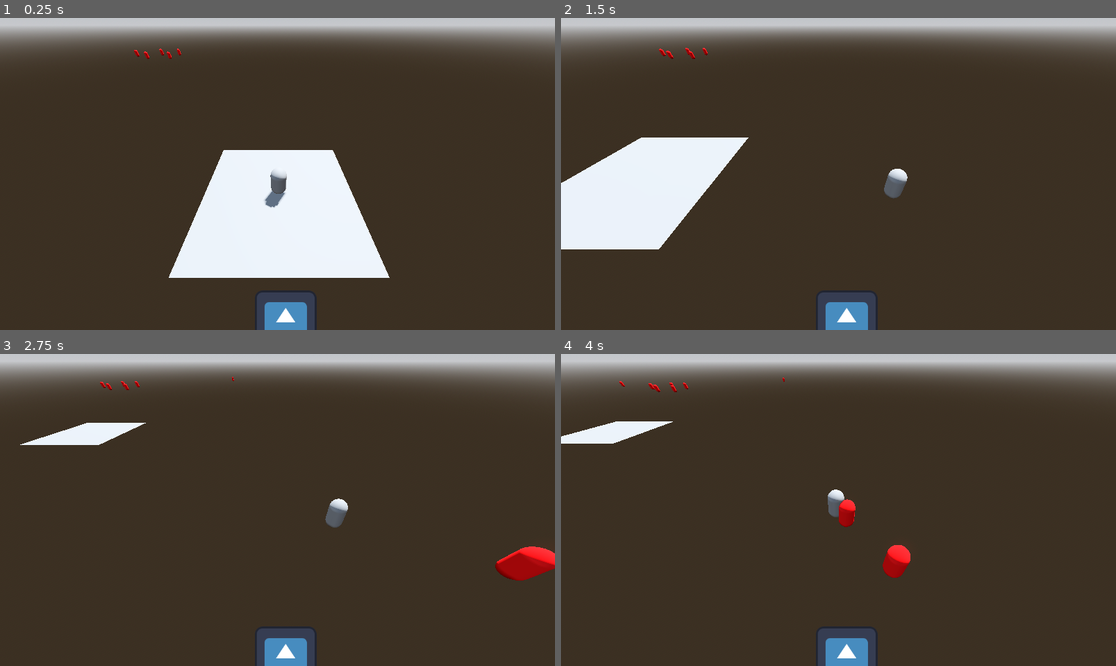
Above: before the commit, frames 1-4 (two rows, left to right).
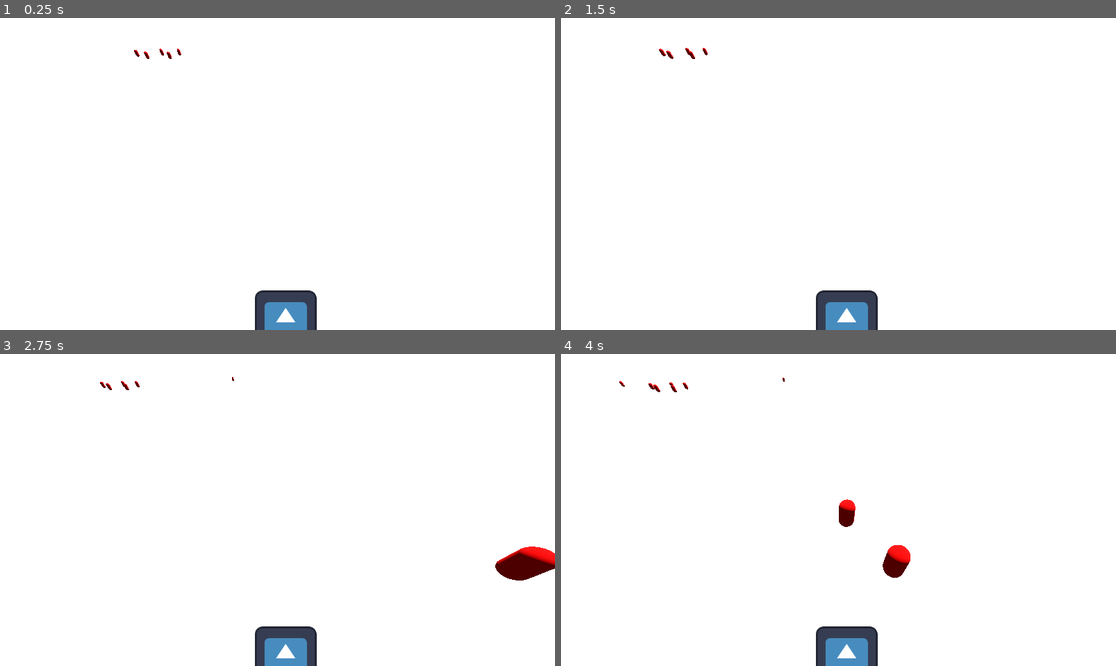
Above: after the commit, the same moments.

Repository: RadekWalaszczyk/ProjektJez
Game: Godot game, scene res://Scenes/test_scene.tscn
Two runs of this game, one before a commit and one after it. Both use one fixed random seed, a clock stepped at 60 frames per second and the inputs below. The engine's default icon, where the game draws it, is replaced by a stand-in: a white triangle on a blue panel in a dark square. Sound files missing from this copy of the repository are replaced by a short silence.
Inputs:
- Up to frame 1 (0.25 s): no input
- Up to frame 2 (1.5 s): hold D (ui_right) 0.53-1.28 s; hold S (ui_down) from 1.28 s (still down)
- Up to frame 3 (2.75 s): release S (ui_down) at 2.03 s; hold D (ui_right) from 2.03 s (still down)
- Up to frame 4 (4 s): release D (ui_right) at 2.78 s; hold Up (SpellUp) 2.78-3.53 s; hold Left (SpellLeft) from 3.53 s (still down)

The runs differ from the first frame. In frame 1, 87% of the frame differs, in the area x 0-100%, y 0-100%; in frame 2, 90%; in frame 3, 98%; in frame 4, 98%.

Commit message:
ja coś tam ten

Diff:
--- /dev/null
+++ b/Art/VFX/Assets/Shader/Basic_Material2.tres
@@ -0,0 +1,79 @@
+[gd_resource type="VisualShader" load_steps=6 format=3 uid="uid://ig82efpk8sfd"]
+
+[sub_resource type="VisualShaderNodeTexture2DParameter" id="VisualShaderNodeTexture2DParameter_w8hyb"]
+parameter_name = "main_texture"
+
+[sub_resource type="VisualShaderNodeTexture" id="VisualShaderNodeTexture_iecr8"]
+source = 5
+
+[sub_resource type="VisualShaderNodeInput" id="VisualShaderNodeInput_u4wlt"]
+input_name = "color"
+
+[sub_resource type="VisualShaderNodeVectorOp" id="VisualShaderNodeVectorOp_nc5py"]
+default_input_values = [0, Quaternion(0, 0, 0, 0), 1, Quaternion(0, 0, 0, 0)]
+op_type = 2
+operator = 2
+
+[sub_resource type="VisualShaderNodeBillboard" id="VisualShaderNodeBillboard_3jjoc"]
+billboard_type = 3
+keep_scale = true
+
+[resource]
+code = "shader_type spatial;
+render_mode blend_mix, depth_draw_opaque, cull_back, diffuse_lambert, specular_schlick_ggx;
+
+uniform sampler2D main_texture;
+
+
+
+void vertex() {
+	mat4 n_out2p0;
+// GetBillboardMatrix:2
+	{
+		mat4 __wm = mat4(normalize(INV_VIEW_MATRIX[0]), normalize(INV_VIEW_MATRIX[1]), normalize(INV_VIEW_MATRIX[2]), MODEL_MATRIX[3]);
+		__wm = __wm * mat4(vec4(cos(INSTANCE_CUSTOM.x), -sin(INSTANCE_CUSTOM.x), 0.0, 0.0), vec4(sin(INSTANCE_CUSTOM.x), cos(INSTANCE_CUSTOM.x), 0.0, 0.0), vec4(0.0, 0.0, 1.0, 0.0), vec4(0.0, 0.0, 0.0, 1.0));
+		__wm = __wm * mat4(vec4(length(MODEL_MATRIX[0].xyz), 0.0, 0.0, 0.0), vec4(0.0, length(MODEL_MATRIX[1].xyz), 0.0, 0.0), vec4(0.0, 0.0, length(MODEL_MATRIX[2].xyz), 0.0), vec4(0.0, 0.0, 0.0, 1.0));
+		n_out2p0 = VIEW_MATRIX * __wm;
+	}
+
+
+// Output:0
+	MODELVIEW_MATRIX = n_out2p0;
+
+
+}
+
+void fragment() {
+// Input:4
+	vec4 n_out4p0 = COLOR;
+
+
+	vec4 n_out3p0;
+// Texture2D:3
+	n_out3p0 = texture(main_texture, UV);
+
+
+// VectorOp:5
+	vec4 n_out5p0 = n_out4p0 * n_out3p0;
+
+
+// Output:0
+	ALBEDO = vec3(n_out5p0.xyz);
+	ALPHA = n_out3p0.x;
+
+
+}
+"
+graph_offset = Vector2(-771.05, -25.6867)
+nodes/vertex/2/node = SubResource("VisualShaderNodeBillboard_3jjoc")
+nodes/vertex/2/position = Vector2(60, 340)
+nodes/vertex/connections = PackedInt32Array(2, 0, 0, 10)
+nodes/fragment/2/node = SubResource("VisualShaderNodeTexture2DParameter_w8hyb")
+nodes/fragment/2/position = Vector2(-620, 160)
+nodes/fragment/3/node = SubResource("VisualShaderNodeTexture_iecr8")
+nodes/fragment/3/position = Vector2(-220, 260)
+nodes/fragment/4/node = SubResource("VisualShaderNodeInput_u4wlt")
+nodes/fragment/4/position = Vector2(-260, 100)
+nodes/fragment/5/node = SubResource("VisualShaderNodeVectorOp_nc5py")
+nodes/fragment/5/position = Vector2(140, 60)
+nodes/fragment/connections = PackedInt32Array(2, 0, 3, 2, 3, 0, 0, 1, 4, 0, 5, 0, 3, 0, 5, 1, 5, 0, 0, 0)
--- /dev/null
+++ b/Art/VFX/Assets/Shader/UV_Scroll.tres
@@ -0,0 +1,200 @@
+[gd_resource type="VisualShader" load_steps=18 format=3 uid="uid://dcao46d3rokwq"]
+
+[sub_resource type="VisualShaderNodeInput" id="VisualShaderNodeInput_rmpoy"]
+input_name = "uv"
+
+[sub_resource type="VisualShaderNodeVec2Parameter" id="VisualShaderNodeVec2Parameter_kd4lt"]
+parameter_name = "NoiseScroll"
+
+[sub_resource type="VisualShaderNodeInput" id="VisualShaderNodeInput_u7ec2"]
+input_name = "time"
+
+[sub_resource type="VisualShaderNodeVectorOp" id="VisualShaderNodeVectorOp_205r2"]
+default_input_values = [0, Vector2(0, 0), 1, Vector2(0, 0)]
+op_type = 0
+operator = 2
+
+[sub_resource type="VisualShaderNodeVectorOp" id="VisualShaderNodeVectorOp_3dleh"]
+default_input_values = [0, Vector2(0, 0), 1, Vector2(0, 0)]
+op_type = 0
+operator = 2
+
+[sub_resource type="VisualShaderNodeVec2Parameter" id="VisualShaderNodeVec2Parameter_8i133"]
+parameter_name = "Noise_UV_Scale"
+default_value_enabled = true
+default_value = Vector2(1, 1)
+
+[sub_resource type="VisualShaderNodeVectorOp" id="VisualShaderNodeVectorOp_s4rbc"]
+default_input_values = [0, Vector2(0, 0), 1, Vector2(0, 0)]
+op_type = 0
+operator = 2
+
+[sub_resource type="VisualShaderNodeFloatParameter" id="VisualShaderNodeFloatParameter_kl0hg"]
+parameter_name = "FloatParameter"
+default_value_enabled = true
+default_value = 1.0
+
+[sub_resource type="VisualShaderNodeTexture2DParameter" id="VisualShaderNodeTexture2DParameter_24ej7"]
+parameter_name = "main_texture"
+
+[sub_resource type="VisualShaderNodeTexture" id="VisualShaderNodeTexture_btrhd"]
+source = 5
+
+[sub_resource type="VisualShaderNodeInput" id="VisualShaderNodeInput_yi6bf"]
+input_name = "color"
+
+[sub_resource type="VisualShaderNodeVectorOp" id="VisualShaderNodeVectorOp_p0qqs"]
+default_input_values = [0, Quaternion(0, 0, 0, 0), 1, Quaternion(0, 0, 0, 0)]
+op_type = 2
+operator = 2
+
+[sub_resource type="VisualShaderNodeTexture2DParameter" id="VisualShaderNodeTexture2DParameter_21djw"]
+parameter_name = "noise_texture2"
+
+[sub_resource type="VisualShaderNodeTexture" id="VisualShaderNodeTexture_265ow"]
+source = 5
+
+[sub_resource type="VisualShaderNodeVectorOp" id="VisualShaderNodeVectorOp_h3486"]
+default_input_values = [0, Quaternion(0, 0, 0, 0), 1, Quaternion(0, 0, 0, 0)]
+op_type = 2
+operator = 2
+
+[sub_resource type="VisualShaderNodeUVFunc" id="VisualShaderNodeUVFunc_fhugw"]
+
+[sub_resource type="VisualShaderNodeBillboard" id="VisualShaderNodeBillboard_8w6xe"]
+billboard_type = 3
+keep_scale = true
+
+[resource]
+code = "shader_type spatial;
+render_mode blend_mix, depth_draw_opaque, cull_back, diffuse_lambert, specular_schlick_ggx;
+
+uniform sampler2D main_texture;
+uniform vec2 Noise_UV_Scale = vec2(1.000000, 1.000000);
+uniform vec2 NoiseScroll;
+uniform sampler2D noise_texture2;
+uniform float FloatParameter = 1;
+
+
+
+void vertex() {
+	mat4 n_out2p0;
+// GetBillboardMatrix:2
+	{
+		mat4 __wm = mat4(normalize(INV_VIEW_MATRIX[0]), normalize(INV_VIEW_MATRIX[1]), normalize(INV_VIEW_MATRIX[2]), MODEL_MATRIX[3]);
+		__wm = __wm * mat4(vec4(cos(INSTANCE_CUSTOM.x), -sin(INSTANCE_CUSTOM.x), 0.0, 0.0), vec4(sin(INSTANCE_CUSTOM.x), cos(INSTANCE_CUSTOM.x), 0.0, 0.0), vec4(0.0, 0.0, 1.0, 0.0), vec4(0.0, 0.0, 0.0, 1.0));
+		__wm = __wm * mat4(vec4(length(MODEL_MATRIX[0].xyz), 0.0, 0.0, 0.0), vec4(0.0, length(MODEL_MATRIX[1].xyz), 0.0, 0.0), vec4(0.0, 0.0, length(MODEL_MATRIX[2].xyz), 0.0), vec4(0.0, 0.0, 0.0, 1.0));
+		n_out2p0 = VIEW_MATRIX * __wm;
+	}
+
+
+// Output:0
+	MODELVIEW_MATRIX = n_out2p0;
+
+
+}
+
+void fragment() {
+// Input:4
+	vec4 n_out4p0 = COLOR;
+
+
+	vec4 n_out3p0;
+// Texture2D:3
+	n_out3p0 = texture(main_texture, UV);
+
+
+// Input:10
+	vec2 n_out10p0 = UV;
+
+
+// Vector2Parameter:15
+	vec2 n_out15p0 = Noise_UV_Scale;
+
+
+// VectorOp:14
+	vec2 n_out14p0 = n_out10p0 * n_out15p0;
+
+
+// Vector2Parameter:11
+	vec2 n_out11p0 = NoiseScroll;
+
+
+// Input:12
+	float n_out12p0 = TIME;
+
+
+// VectorOp:13
+	vec2 n_out13p0 = n_out11p0 * vec2(n_out12p0);
+
+
+// UVFunc:9
+	vec2 n_in9p1 = vec2(1.00000, 1.00000);
+	vec2 n_out9p0 = n_out13p0 * n_in9p1 + n_out14p0;
+
+
+	vec4 n_out7p0;
+// Texture2D:7
+	n_out7p0 = texture(noise_texture2, n_out9p0);
+
+
+// VectorOp:8
+	vec4 n_out8p0 = n_out3p0 * n_out7p0;
+
+
+// FloatParameter:17
+	float n_out17p0 = FloatParameter;
+
+
+// VectorOp:16
+	vec2 n_out16p0 = vec2(n_out8p0.xy) * vec2(n_out17p0);
+
+
+// VectorOp:5
+	vec4 n_out5p0 = n_out4p0 * vec4(n_out16p0, 0.0, 0.0);
+
+
+// Output:0
+	ALBEDO = vec3(n_out5p0.xyz);
+	ALPHA = n_out5p0.x;
+
+
+}
+"
+graph_offset = Vector2(-818.156, -215.217)
+nodes/vertex/2/node = SubResource("VisualShaderNodeBillboard_8w6xe")
+nodes/vertex/2/position = Vector2(60, 340)
+nodes/vertex/connections = PackedInt32Array(2, 0, 0, 10)
+nodes/fragment/2/node = SubResource("VisualShaderNodeTexture2DParameter_24ej7")
+nodes/fragment/2/position = Vector2(-1020, 160)
+nodes/fragment/3/node = SubResource("VisualShaderNodeTexture_btrhd")
+nodes/fragment/3/position = Vector2(-620, 260)
+nodes/fragment/4/node = SubResource("VisualShaderNodeInput_yi6bf")
+nodes/fragment/4/position = Vector2(-120, 20)
+nodes/fragment/5/node = SubResource("VisualShaderNodeVectorOp_p0qqs")
+nodes/fragment/5/position = Vector2(180, 100)
+nodes/fragment/6/node = SubResource("VisualShaderNodeTexture2DParameter_21djw")
+nodes/fragment/6/position = Vector2(-980, 760)
+nodes/fragment/7/node = SubResource("VisualShaderNodeTexture_265ow")
+nodes/fragment/7/position = Vector2(-620, 660)
+nodes/fragment/8/node = SubResource("VisualShaderNodeVectorOp_h3486")
+nodes/fragment/8/position = Vector2(-380, 500)
+nodes/fragment/9/node = SubResource("VisualShaderNodeUVFunc_fhugw")
+nodes/fragment/9/position = Vector2(-960, 540)
+nodes/fragment/10/node = SubResource("VisualShaderNodeInput_rmpoy")
+nodes/fragment/10/position = Vector2(-1560, 440)
+nodes/fragment/11/node = SubResource("VisualShaderNodeVec2Parameter_kd4lt")
+nodes/fragment/11/position = Vector2(-1520, 760)
+nodes/fragment/12/node = SubResource("VisualShaderNodeInput_u7ec2")
+nodes/fragment/12/position = Vector2(-1540, 940)
+nodes/fragment/13/node = SubResource("VisualShaderNodeVectorOp_205r2")
+nodes/fragment/13/position = Vector2(-1180, 700)
+nodes/fragment/14/node = SubResource("VisualShaderNodeVectorOp_3dleh")
+nodes/fragment/14/position = Vector2(-1160, 500)
+nodes/fragment/15/node = SubResource("VisualShaderNodeVec2Parameter_8i133")
+nodes/fragment/15/position = Vector2(-1540, 520)
+nodes/fragment/16/node = SubResource("VisualShaderNodeVectorOp_s4rbc")
+nodes/fragment/16/position = Vector2(-100, 480)
+nodes/fragment/17/node = SubResource("VisualShaderNodeFloatParameter_kl0hg")
+nodes/fragment/17/position = Vector2(-380, 680)
+nodes/fragment/connections = PackedInt32Array(2, 0, 3, 2, 4, 0, 5, 0, 5, 0, 0, 0, 6, 0, 7, 2, 3, 0, 8, 0, 7, 0, 8, 1, 5, 0, 0, 1, 9, 0, 7, 0, 12, 0, 13, 1, 11, 0, 13, 0, 13, 0, 9, 2, 10, 0, 14, 0, 14, 0, 9, 0, 15, 0, 14, 1, 8, 0, 16, 0, 17, 0, 16, 1, 16, 0, 5, 1)
--- a/Scenes/test_scene.tscn
+++ b/Scenes/test_scene.tscn
@@ -1,27 +1,107 @@
-[gd_scene load_steps=7 format=3 uid="uid://cdoxtd6fdimqo"]
-
+[gd_scene load_steps=25 format=3 uid="uid://cdoxtd6fdimqo"]
+
+[ext_resource type="Shader" uid="uid://crkxounx55e4s" path="res://Shaders/FireShader.tres" id="1_2a0jv"]
 [ext_resource type="PackedScene" uid="uid://cjt64ue20a5f1" path="res://Prefabs/Player.tscn" id="1_buah7"]
 [ext_resource type="PackedScene" uid="uid://03an3wx3hf2" path="res://Prefabs/Enemy.tscn" id="2_f43qh"]
-
-[sub_resource type="ProceduralSkyMaterial" id="ProceduralSkyMaterial_uhq63"]
-sky_horizon_color = Color(0.64625, 0.65575, 0.67075, 1)
-ground_horizon_color = Color(0.64625, 0.65575, 0.67075, 1)
-
-[sub_resource type="Sky" id="Sky_evo5n"]
-sky_material = SubResource("ProceduralSkyMaterial_uhq63")
-
-[sub_resource type="Environment" id="Environment_b8c5t"]
-background_mode = 2
-sky = SubResource("Sky_evo5n")
-tonemap_mode = 2
+[ext_resource type="Texture2D" uid="uid://cfsblvymm56dr" path="res://Textures/RidgedPerlinNoise.png" id="2_krn7n"]
+[ext_resource type="Texture2D" uid="uid://bsnhwpoia4txw" path="res://Textures/Flame01.png" id="3_w5fpu"]
+[ext_resource type="Shader" uid="uid://dcao46d3rokwq" path="res://VFX/Assets/Shader/UV_Scroll.tres" id="6_i0tlc"]
+[ext_resource type="Texture2D" uid="uid://bbp7aj5kfc8mv" path="res://Textures/blob.png" id="7_yysgr"]
+
+[sub_resource type="Environment" id="Environment_2yhj6"]
 glow_enabled = true
 
 [sub_resource type="PlaneMesh" id="PlaneMesh_r3bhg"]
 
+[sub_resource type="ShaderMaterial" id="ShaderMaterial_h4ajh"]
+render_priority = 0
+shader = ExtResource("1_2a0jv")
+shader_parameter/DissolveTilling = Vector2(0.25, 0.2)
+shader_parameter/DissolveSpeed = Vector2(0.1, 0.4)
+shader_parameter/DissolveAmount = 1.0
+shader_parameter/mainTexture = ExtResource("3_w5fpu")
+shader_parameter/DissolveTexture = ExtResource("2_krn7n")
+
+[sub_resource type="ParticleProcessMaterial" id="ParticleProcessMaterial_wwiaq"]
+gravity = Vector3(0, 0, 0)
+angle_min = -180.0
+angle_max = 180.0
+color = Color(4, 1.25, 0.6, 1)
+
+[sub_resource type="QuadMesh" id="QuadMesh_vuc4t"]
+
+[sub_resource type="ShaderMaterial" id="ShaderMaterial_3m7qh"]
+render_priority = 0
+shader = ExtResource("1_2a0jv")
+shader_parameter/DissolveTilling = Vector2(1, 1)
+shader_parameter/DissolveSpeed = Vector2(0, 0)
+shader_parameter/DissolveAmount = 0.0
+shader_parameter/mainTexture = ExtResource("3_w5fpu")
+shader_parameter/DissolveTexture = ExtResource("2_krn7n")
+
+[sub_resource type="Curve" id="Curve_1vx7u"]
+_data = [Vector2(0, 0), 0.0, 8.73913, 0, 0, Vector2(0.241791, 1), 0.0, 0.0, 0, 0, Vector2(1, 0.0526315), -2.46022, 0.0, 0, 0]
+point_count = 3
+
+[sub_resource type="CurveTexture" id="CurveTexture_4ioon"]
+curve = SubResource("Curve_1vx7u")
+
+[sub_resource type="ParticleProcessMaterial" id="ParticleProcessMaterial_cstrq"]
+emission_shape = 1
+emission_sphere_radius = 0.2
+gravity = Vector3(0, 6, 0)
+damping_min = 0.5
+damping_max = 1.0
+scale_min = 2.0
+scale_max = 4.0
+scale_curve = SubResource("CurveTexture_4ioon")
+color = Color(0.960784, 0.709804, 0.458824, 1)
+
+[sub_resource type="QuadMesh" id="QuadMesh_yhc1p"]
+
+[sub_resource type="ShaderMaterial" id="ShaderMaterial_6gcqn"]
+render_priority = 0
+shader = ExtResource("6_i0tlc")
+shader_parameter/Noise_UV_Scale = Vector2(1, 1)
+shader_parameter/NoiseScroll = Vector2(0, -1)
+shader_parameter/FloatParameter = 2.0
+shader_parameter/main_texture = ExtResource("7_yysgr")
+shader_parameter/noise_texture2 = ExtResource("2_krn7n")
+
+[sub_resource type="Gradient" id="Gradient_3lliy"]
+offsets = PackedFloat32Array(0, 0.223684, 0.855263)
+colors = PackedColorArray(1, 1, 1, 1, 0.974797, 0.701204, 0.456639, 1, 0.0538265, 0.0174301, 0.000204142, 1)
+
+[sub_resource type="GradientTexture1D" id="GradientTexture1D_vo0fw"]
+gradient = SubResource("Gradient_3lliy")
+
+[sub_resource type="Curve" id="Curve_ivwfi"]
+_data = [Vector2(0.00597015, 0.210526), 0.0, 4.37263, 0, 0, Vector2(0.265672, 1), 0.0, 0.0, 0, 0, Vector2(1, 0), -1.44669, 0.0, 0, 0]
+point_count = 3
+
+[sub_resource type="CurveTexture" id="CurveTexture_7sh2q"]
+curve = SubResource("Curve_ivwfi")
+
+[sub_resource type="ParticleProcessMaterial" id="ParticleProcessMaterial_trwuu"]
+emission_shape = 1
+emission_sphere_radius = 0.1
+gravity = Vector3(0, 5, 0)
+angular_velocity_min = 24.13
+angular_velocity_max = 64.35
+damping_min = 2.0
+damping_max = 3.0
+angle_min = -180.0
+angle_max = 180.0
+scale_curve = SubResource("CurveTexture_7sh2q")
+color = Color(1, 0.627451, 0.215686, 1)
+color_ramp = SubResource("GradientTexture1D_vo0fw")
+
+[sub_resource type="QuadMesh" id="QuadMesh_r0535"]
+
 [node name="TestScene" type="Node3D"]
 
 [node name="WorldEnvironment" type="WorldEnvironment" parent="."]
-environment = SubResource("Environment_b8c5t")
+environment = SubResource("Environment_2yhj6")
 
 [node name="DirectionalLight3D" type="DirectionalLight3D" parent="."]
 transform = Transform3D(-0.866025, -0.433013, 0.25, 0, 0.5, 0.866025, -0.5, 0.75, -0.433013, 0, 0, 0)
@@ -29,9 +109,31 @@
 
 [node name="Ground" type="MeshInstance3D" parent="."]
 transform = Transform3D(5, 0, 0, 0, 5, 0, 0, 0, 5, 0, 0, 0)
+visible = false
 mesh = SubResource("PlaneMesh_r3bhg")
 
+[node name="vfx_Fire_red" type="Node3D" parent="."]
+transform = Transform3D(5, 0, 0, 0, 5, 0, 0, 0, 5, 0, 0, 0)
+visible = false
+
+[node name="StaticFlame" type="GPUParticles3D" parent="vfx_Fire_red"]
+transform = Transform3D(1, 0, 0, 0, 1, 0, 0, 0, 1, 0, 0.104223, 0)
+material_override = SubResource("ShaderMaterial_h4ajh")
+amount = 1
+lifetime = 5.0
+fixed_fps = 60
+process_material = SubResource("ParticleProcessMaterial_wwiaq")
+draw_pass_1 = SubResource("QuadMesh_vuc4t")
+
+[node name="GPUParticles3D" type="GPUParticles3D" parent="vfx_Fire_red"]
+material_override = SubResource("ShaderMaterial_3m7qh")
+amount = 20
+lifetime = 1.2
+process_material = SubResource("ParticleProcessMaterial_cstrq")
+draw_pass_1 = SubResource("QuadMesh_yhc1p")
+
 [node name="Player" parent="." instance=ExtResource("1_buah7")]
+visible = false
 
 [node name="Enemy44" parent="." instance=ExtResource("2_f43qh")]
 transform = Transform3D(1, 0, 0, 0, 1, 0, 0, 0, 1, 53.1253, 0.945802, 28.8702)
@@ -80,3 +182,25 @@
 
 [node name="Enemy60" parent="." instance=ExtResource("2_f43qh")]
 transform = Transform3D(1, 0, 0, 0, 1, 0, 0, 0, 1, -37.208, 0.945804, -59.8296)
+
+[node name="GPUParticles3D" type="GPUParticles3D" parent="."]
+visible = false
+material_override = SubResource("ShaderMaterial_6gcqn")
+amount = 15
+fixed_fps = 60
+process_material = SubResource("ParticleProcessMaterial_trwuu")
+draw_pass_1 = SubResource("QuadMesh_r0535")
+
+[node name="DirectionalLight3D" type="DirectionalLight3D" parent="GPUParticles3D"]
+transform = Transform3D(1, 0, 0, 0, 1, 0, 0, 0, 1, -4.34229, 0, 0.387939)
+
+[node name="GPUParticles3D2" type="GPUParticles3D" parent="."]
+visible = false
+material_override = SubResource("ShaderMaterial_6gcqn")
+amount = 6
+fixed_fps = 60
+process_material = SubResource("ParticleProcessMaterial_trwuu")
+draw_pass_1 = SubResource("QuadMesh_r0535")
+
+[node name="DirectionalLight3D" type="DirectionalLight3D" parent="GPUParticles3D2"]
+transform = Transform3D(1, 0, 0, 0, 1, 0, 0, 0, 1, -4.34229, 0, 0.387939)
--- /dev/null
+++ b/Shaders/FireShader.tres
@@ -0,0 +1,215 @@
+[gd_resource type="VisualShader" load_steps=19 format=3 uid="uid://crkxounx55e4s"]
+
+[sub_resource type="VisualShaderNodeMix" id="VisualShaderNodeMix_gx6l7"]
+default_input_values = [0, Quaternion(0, 0, 0, 0), 1, Quaternion(1, 1, 1, 1), 2, Quaternion(0.5, 0.5, 0.5, 0.5)]
+op_type = 5
+
+[sub_resource type="VisualShaderNodeFloatParameter" id="VisualShaderNodeFloatParameter_rff1j"]
+parameter_name = "DissolveAmount"
+hint = 1
+default_value_enabled = true
+
+[sub_resource type="VisualShaderNodeUVFunc" id="VisualShaderNodeUVFunc_fe2s4"]
+
+[sub_resource type="VisualShaderNodeVec2Parameter" id="VisualShaderNodeVec2Parameter_44trm"]
+parameter_name = "DissolveSpeed"
+default_value_enabled = true
+
+[sub_resource type="VisualShaderNodeInput" id="VisualShaderNodeInput_o1ue3"]
+input_name = "time"
+
+[sub_resource type="VisualShaderNodeVectorOp" id="VisualShaderNodeVectorOp_emqts"]
+default_input_values = [0, Vector2(0, 0), 1, Vector2(0, 0)]
+op_type = 0
+operator = 2
+
+[sub_resource type="VisualShaderNodeVec2Parameter" id="VisualShaderNodeVec2Parameter_m8jc3"]
+parameter_name = "DissolveTilling"
+default_value_enabled = true
+default_value = Vector2(1, 1)
+
+[sub_resource type="VisualShaderNodeInput" id="VisualShaderNodeInput_0olod"]
+input_name = "uv"
+
+[sub_resource type="VisualShaderNodeVectorOp" id="VisualShaderNodeVectorOp_lk7ji"]
+default_input_values = [0, Vector2(0, 0), 1, Vector2(0, 0)]
+op_type = 0
+operator = 2
+
+[sub_resource type="VisualShaderNodeTexture2DParameter" id="VisualShaderNodeTexture2DParameter_yjq1y"]
+parameter_name = "mainTexture"
+
+[sub_resource type="VisualShaderNodeTexture" id="VisualShaderNodeTexture_hfa8n"]
+source = 5
+
+[sub_resource type="VisualShaderNodeVectorDecompose" id="VisualShaderNodeVectorDecompose_2016c"]
+default_input_values = [0, Quaternion(0, 0, 0, 0)]
+op_type = 2
+
+[sub_resource type="VisualShaderNodeInput" id="VisualShaderNodeInput_x0yfv"]
+input_name = "color"
+
+[sub_resource type="VisualShaderNodeVectorOp" id="VisualShaderNodeVectorOp_kc3r2"]
+default_input_values = [0, Quaternion(0, 0, 0, 0), 1, Quaternion(0, 0, 0, 0)]
+op_type = 2
+operator = 2
+
+[sub_resource type="VisualShaderNodeTexture2DParameter" id="VisualShaderNodeTexture2DParameter_3qssd"]
+parameter_name = "DissolveTexture"
+
+[sub_resource type="VisualShaderNodeTexture" id="VisualShaderNodeTexture_1r8go"]
+source = 5
+
+[sub_resource type="VisualShaderNodeVectorOp" id="VisualShaderNodeVectorOp_05qq1"]
+default_input_values = [0, Quaternion(0, 0, 0, 0), 1, Quaternion(0, 0, 0, 0)]
+op_type = 2
+operator = 2
+
+[sub_resource type="VisualShaderNodeBillboard" id="VisualShaderNodeBillboard_ms0f4"]
+billboard_type = 3
+keep_scale = true
+
+[resource]
+code = "shader_type spatial;
+render_mode blend_mix, depth_draw_opaque, cull_back, diffuse_lambert, specular_schlick_ggx;
+
+uniform sampler2D mainTexture;
+uniform vec2 DissolveTilling = vec2(1.000000, 1.000000);
+uniform vec2 DissolveSpeed = vec2(0.000000, 0.000000);
+uniform sampler2D DissolveTexture;
+uniform float DissolveAmount : hint_range(0, 1) = 0;
+
+
+
+void vertex() {
+	mat4 n_out2p0;
+// GetBillboardMatrix:2
+	{
+		mat4 __wm = mat4(normalize(INV_VIEW_MATRIX[0]), normalize(INV_VIEW_MATRIX[1]), normalize(INV_VIEW_MATRIX[2]), MODEL_MATRIX[3]);
+		__wm = __wm * mat4(vec4(cos(INSTANCE_CUSTOM.x), -sin(INSTANCE_CUSTOM.x), 0.0, 0.0), vec4(sin(INSTANCE_CUSTOM.x), cos(INSTANCE_CUSTOM.x), 0.0, 0.0), vec4(0.0, 0.0, 1.0, 0.0), vec4(0.0, 0.0, 0.0, 1.0));
+		__wm = __wm * mat4(vec4(length(MODEL_MATRIX[0].xyz), 0.0, 0.0, 0.0), vec4(0.0, length(MODEL_MATRIX[1].xyz), 0.0, 0.0), vec4(0.0, 0.0, length(MODEL_MATRIX[2].xyz), 0.0), vec4(0.0, 0.0, 0.0, 1.0));
+		n_out2p0 = VIEW_MATRIX * __wm;
+	}
+
+
+// Output:0
+	MODELVIEW_MATRIX = n_out2p0;
+
+
+}
+
+void fragment() {
+// Input:5
+	vec4 n_out5p0 = COLOR;
+
+
+	vec4 n_out3p0;
+// Texture2D:3
+	n_out3p0 = texture(mainTexture, UV);
+
+
+// Input:17
+	vec2 n_out17p0 = UV;
+
+
+// Vector2Parameter:16
+	vec2 n_out16p0 = DissolveTilling;
+
+
+// VectorOp:18
+	vec2 n_out18p0 = n_out17p0 * n_out16p0;
+
+
+// Input:14
+	float n_out14p0 = TIME;
+
+
+// Vector2Parameter:13
+	vec2 n_out13p0 = DissolveSpeed;
+
+
+// VectorOp:15
+	vec2 n_out15p0 = vec2(n_out14p0) * n_out13p0;
+
+
+// UVFunc:12
+	vec2 n_in12p1 = vec2(1.00000, 1.00000);
+	vec2 n_out12p0 = n_out15p0 * n_in12p1 + n_out18p0;
+
+
+	vec4 n_out8p0;
+// Texture2D:8
+	n_out8p0 = texture(DissolveTexture, n_out12p0);
+
+
+// VectorOp:9
+	vec4 n_out9p0 = n_out3p0 * n_out8p0;
+
+
+// FloatParameter:11
+	float n_out11p0 = DissolveAmount;
+
+
+// Mix:10
+	vec4 n_out10p0 = mix(n_out3p0, n_out9p0, vec4(n_out11p0));
+
+
+// VectorOp:6
+	vec4 n_out6p0 = n_out5p0 * n_out10p0;
+
+
+// VectorDecompose:4
+	float n_out4p0 = n_out6p0.x;
+	float n_out4p1 = n_out6p0.y;
+	float n_out4p2 = n_out6p0.z;
+	float n_out4p3 = n_out6p0.w;
+
+
+// Output:0
+	ALBEDO = vec3(n_out6p0.xyz);
+	ALPHA = n_out4p3;
+
+
+}
+"
+graph_offset = Vector2(-324.866, -75.5529)
+nodes/vertex/0/position = Vector2(1080, 240)
+nodes/vertex/2/node = SubResource("VisualShaderNodeBillboard_ms0f4")
+nodes/vertex/2/position = Vector2(617, 398)
+nodes/vertex/connections = PackedInt32Array(2, 0, 0, 10)
+nodes/fragment/0/position = Vector2(1080, 100)
+nodes/fragment/2/node = SubResource("VisualShaderNodeTexture2DParameter_yjq1y")
+nodes/fragment/2/position = Vector2(-500, 120)
+nodes/fragment/3/node = SubResource("VisualShaderNodeTexture_hfa8n")
+nodes/fragment/3/position = Vector2(-140, 240)
+nodes/fragment/4/node = SubResource("VisualShaderNodeVectorDecompose_2016c")
+nodes/fragment/4/position = Vector2(840, 320)
+nodes/fragment/5/node = SubResource("VisualShaderNodeInput_x0yfv")
+nodes/fragment/5/position = Vector2(360, 80)
+nodes/fragment/6/node = SubResource("VisualShaderNodeVectorOp_kc3r2")
+nodes/fragment/6/position = Vector2(700, 120)
+nodes/fragment/7/node = SubResource("VisualShaderNodeTexture2DParameter_3qssd")
+nodes/fragment/7/position = Vector2(-460, 840)
+nodes/fragment/8/node = SubResource("VisualShaderNodeTexture_1r8go")
+nodes/fragment/8/position = Vector2(-80, 580)
+nodes/fragment/9/node = SubResource("VisualShaderNodeVectorOp_05qq1")
+nodes/fragment/9/position = Vector2(280, 500)
+nodes/fragment/10/node = SubResource("VisualShaderNodeMix_gx6l7")
+nodes/fragment/10/position = Vector2(500, 300)
+nodes/fragment/11/node = SubResource("VisualShaderNodeFloatParameter_rff1j")
+nodes/fragment/11/position = Vector2(240, 680)
+nodes/fragment/12/node = SubResource("VisualShaderNodeUVFunc_fe2s4")
+nodes/fragment/12/position = Vector2(-440, 480)
+nodes/fragment/13/node = SubResource("VisualShaderNodeVec2Parameter_44trm")
+nodes/fragment/13/position = Vector2(-1120, 740)
+nodes/fragment/14/node = SubResource("VisualShaderNodeInput_o1ue3")
+nodes/fragment/14/position = Vector2(-1120, 640)
+nodes/fragment/15/node = SubResource("VisualShaderNodeVectorOp_emqts")
+nodes/fragment/15/position = Vector2(-800, 780)
+nodes/fragment/16/node = SubResource("VisualShaderNodeVec2Parameter_m8jc3")
+nodes/fragment/16/position = Vector2(-1100, 400)
+nodes/fragment/17/node = SubResource("VisualShaderNodeInput_0olod")
+nodes/fragment/17/position = Vector2(-1140, 320)
+nodes/fragment/18/node = SubResource("VisualShaderNodeVectorOp_lk7ji")
+nodes/fragment/18/position = Vector2(-760, 320)
+nodes/fragment/connections = PackedInt32Array(2, 0, 3, 2, 4, 3, 0, 1, 5, 0, 6, 0, 6, 0, 0, 0, 7, 0, 8, 2, 3, 0, 9, 0, 8, 0, 9, 1, 6, 0, 4, 0, 3, 0, 10, 0, 9, 0, 10, 1, 10, 0, 6, 1, 11, 0, 10, 2, 12, 0, 8, 0, 14, 0, 15, 0, 13, 0, 15, 1, 15, 0, 12, 2, 17, 0, 18, 0, 16, 0, 18, 1, 18, 0, 12, 0)
Binary file added: Textures/Flame01.png
Not shown, added: Textures/Flame01.png.import
Binary file added: Textures/Hex.png
Not shown, added: Textures/Hex.png.import
Binary file added: Textures/RidgedPerlinNoise.png
Not shown, added: Textures/RidgedPerlinNoise.png.import
Not shown, added: Textures/RiggedPerlin_Test.png.import
Binary file added: Textures/Rogalik.png
Not shown, added: Textures/Rogalik.png.import
Binary file added: Textures/SeemlessNoise.png
Not shown, added: Textures/SeemlessNoise.png.import
Binary file added: Textures/Voronoi.png
(and 41 more such lines)
